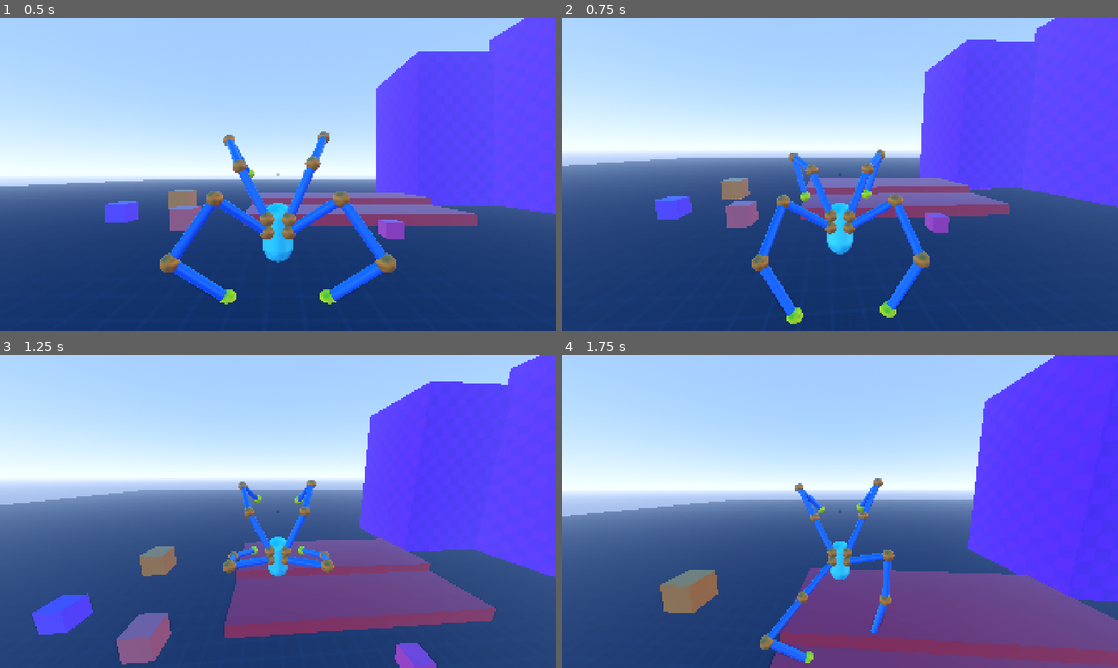
Above: before the commit, frames 1-4 (two rows, left to right).
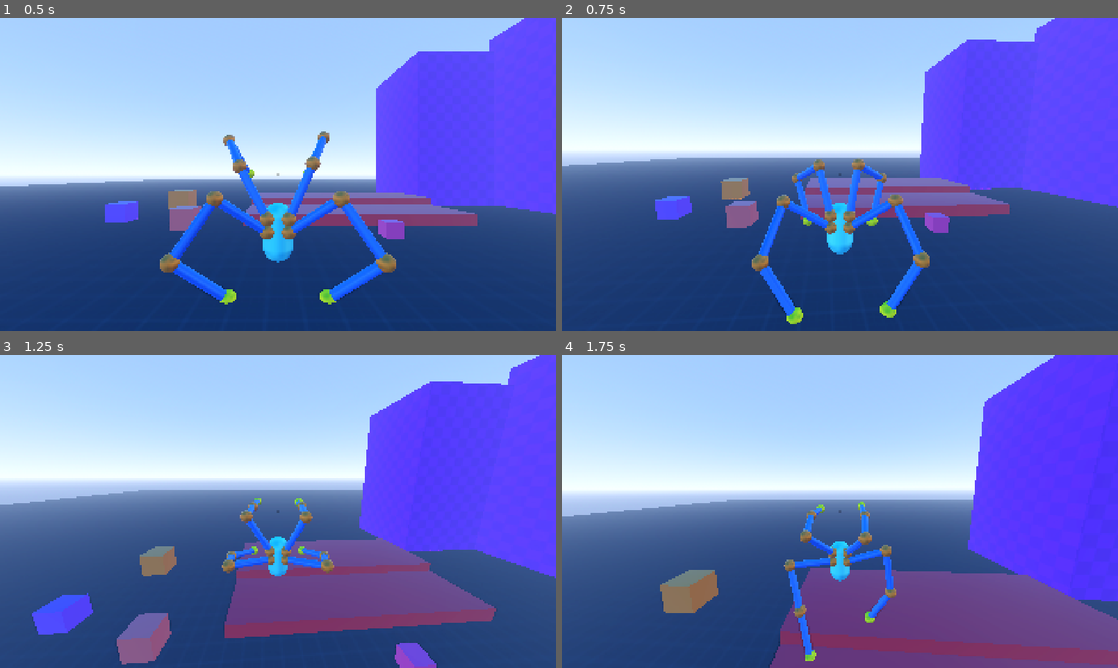
Above: after the commit, the same moments.

Repository: lliamsymonds04/doc-oc
Game: Godot game, scene res://main.tscn
Two runs of this game, one before a commit and one after it. Both use one fixed random seed, a clock stepped at 60 frames per second and the inputs below.
Inputs (mouse positions are in pixels of both pictures, inside the frame that each line leads up to):
- Up to frame 1 (0.5 s): no input
- Up to frame 2 (0.75 s): move the mouse to (867, 174) at 0.52 s; hold W (forward) from 0.53 s (still down); hold Shift (sprint) from 0.53 s (still down)
- Up to frame 3 (1.25 s): keep holding W (forward); keep holding Shift (sprint); tap Space (jump) at 0.77 s
- Up to frame 4 (1.75 s): keep holding W (forward); move the mouse to (812, 511) at 1.27 s; release Shift (sprint) at 1.28 s; tap Shift (sprint) at 1.35 s; tap Space (jump) at 1.52 s

Frame 1 is identical in both runs. In frame 2, 1.4% of the frame differs, in the area x 40-59%, y 42-67%; in frame 3, 0.8%; in frame 4, 3.0%, in the area x 1-100%, y 2-100%.

Commit message:
feat: force step target flag

Diff:
--- a/main.tscn
+++ b/main.tscn
@@ -148,6 +148,16 @@
 environment = SubResource("Environment_m2c1y")
 
 [node name="CSGCombiner3D" type="CSGCombiner3D" parent="." unique_id=428718861]
+use_collision = true
+
+[node name="CSGBox3D" type="CSGBox3D" parent="CSGCombiner3D" unique_id=109554206]
+transform = Transform3D(1, 0, 0, 0, 1, 0, 0, 0, 1, -5.685452, 4.2101984, 53.41301)
+size = Vector3(13.8984375, 6.654175, 33.50659)
+
+[node name="CSGBox3D2" type="CSGBox3D" parent="CSGCombiner3D" unique_id=1291569865]
+transform = Transform3D(1, 0, 0, 0, 0.9493963, 0.3140807, 0, -0.3140807, 0.9493963, -4.790811, 8.420397, 49.674313)
+operation = 2
+size = Vector3(16.32312, 6.654175, 33.50659)
 
 [node name="WallB" type="CSGBox3D" parent="." unique_id=1669438976]
 transform = Transform3D(1, 0, 0, 0, 1, 0, 0, 0, 1, 15, 10, 11.69043)
--- a/systems/inverse_kinematics/arm_mount.gd
+++ b/systems/inverse_kinematics/arm_mount.gd
@@ -166,7 +166,7 @@
 		idle_pos += Vector3.UP * sin(t * idle_sway_y_mult + sway_phase) * idle_sway_y
 	return idle_pos
 
-func update_ground_step_target(velocity: Vector3) -> void:
+func update_ground_step_target(velocity: Vector3, force := false) -> void:
 	step_target = null
 
 	_cached_target_world = target_world
@@ -180,7 +180,7 @@
 		if player.is_sprinting():
 			max_disp *= raycast_config.sprint_displacement_mult
 		var disp := (hit_pos - _cached_target_world).length()
-		if disp > max_disp:
+		if disp > max_disp or force:
 			step_target = hit_pos
 	set_target(_cached_target_world)
 
--- a/systems/player/states/grounded_state.gd
+++ b/systems/player/states/grounded_state.gd
@@ -277,7 +277,7 @@
 			mount.arm.start_step(mount.to_global(mount.compute_idle_target()),0.0, Vector3.UP, false)
 
 		else:
-			mount.update_ground_step_target(player.velocity)
+			mount.update_ground_step_target(player.velocity, true)
 			var step_target = mount.step_target
 			if step_target:
 				mount.arm.start_step(step_target)
